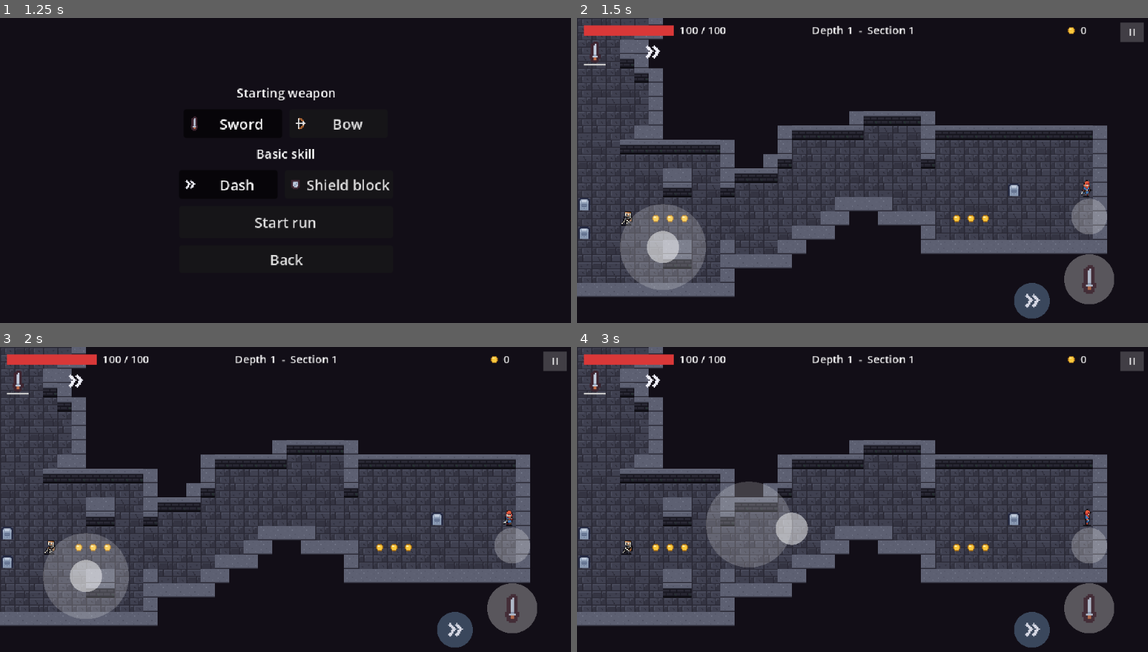
Above: before the commit, frames 1-4 (two rows, left to right).
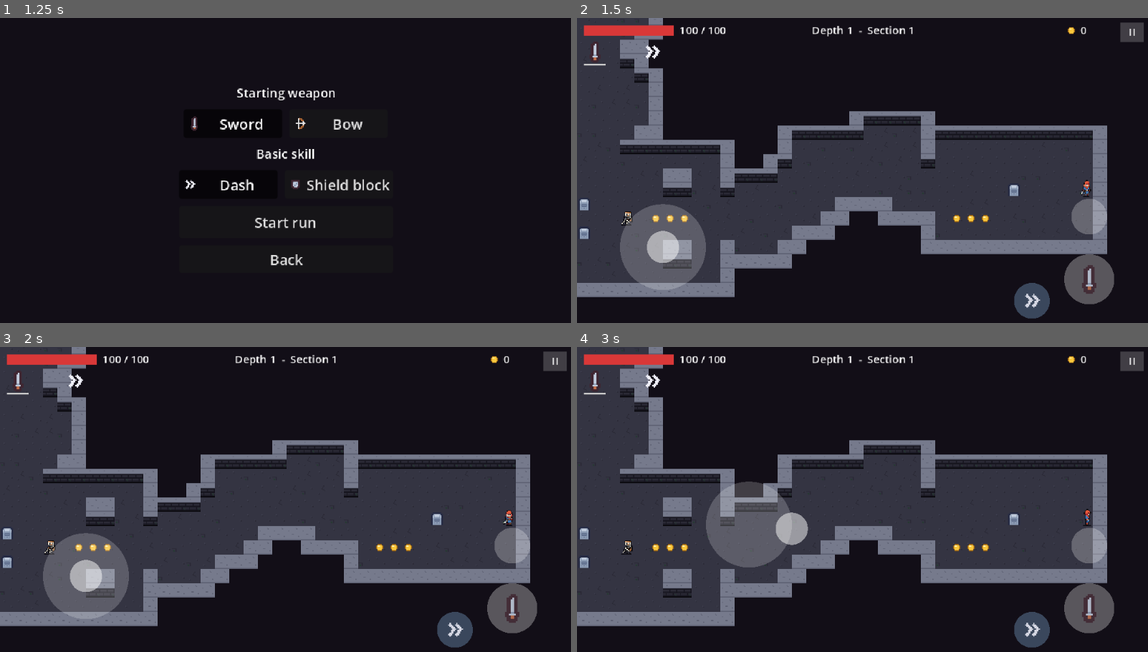
Above: after the commit, the same moments.

Repository: arturan2101/diplome_game
Game: Godot game, scene res://ui/main_menu.tscn
Same seed, same stepped clock (60 frames per second), same inputs: the game is played once before the commit and once after it.
Inputs (mouse positions are in pixels of both pictures, inside the frame that each line leads up to):
- Up to frame 1 (1.25 s): click "Play" at 0.5 s
- Up to frame 2 (1.5 s): click "Start run" at 1.25 s
- Up to frame 3 (2 s): no input
- Up to frame 4 (3 s): tap Enter (ui_accept) at 2, 2.27, 2.75 s; move the mouse to (988, 493) at 2.02 s; hold D (move_right) 2.03-2.75 s; hold J (attack) 2.03-2.75 s; click (988, 493) at 2.17 s; drag from (748, 523) to (970, 548) at 2.77 s

Frame 1 is identical in both runs. In frame 2, 11% of the frame differs, in the area x 0-93%, y 0-92%; in frame 3, 11%; in frame 4, 11%.

Commit message:
Fix walls: sealed arena doors drawn like built walls, calmer floor
Level.set_cells() now sets every cell first and then repaints the cells and
their neighbours, so a sealed door (and the wall above it) gets the same tiles
as a level built with that wall. The floor is redrawn as calm dark stone
without a slab grid and the wall top is lighter, so the brick front no longer
reads as floor. Adds a level test and a manual screenshot scene.

Co-Authored-By: Claude Opus 5.5 <noreply@anthropic.com>

Diff:
--- a/level/level.gd
+++ b/level/level.gd
@@ -63,14 +63,26 @@
 
 
 ## Changes cells while the level is running (the doors of an arena lock and unlock).
-## Tiles, collision and pathfinding follow.
+## Tiles, collision and pathfinding follow, and the result looks exactly as if the
+## level had been built that way: the cells around are drawn again too, because a
+## wall's tile depends on its neighbours (brick front only above an open cell, no tile
+## at all for rock that touches nothing open).
 func set_cells(cells: Array[Vector2i], type: LevelGrid.Cell) -> void:
+	var to_paint: Dictionary = {}
 	for cell: Vector2i in cells:
 		grid.set_cell(cell, type)
+		_astar.set_point_solid(cell, not grid.is_floor(cell))
+		for dy in range(-1, 2):
+			for dx in range(-1, 2):
+				to_paint[cell + Vector2i(dx, dy)] = true
+	# Painted only after every cell has its new type: a door cell painted while the
+	# door cell below it was still floor would keep a brick front.
+	for cell: Vector2i in to_paint:
+		if not grid.in_bounds(cell):
+			continue
 		_ground.erase_cell(cell)
 		_props.erase_cell(cell)
 		_paint_cell(cell)
-		_astar.set_point_solid(cell, not grid.is_floor(cell))
 
 
 ## Up to count floor cells around a world position, nearest first (where loot falls).
--- /dev/null
+++ b/tests/manual/level_shots.gd
@@ -0,0 +1,130 @@
+extends Node
+## Manual check of the walls in the real game: plays main.tscn with a fixed seed and
+## saves two screenshots, the player pressed against a brick wall in an ordinary room
+## (room.png) and the first arena right after its doors sealed (arena_sealed.png).
+## It also prints every wall cell whose tile differs from what Level.build() would draw
+## for the same grid (there should be none). Not part of the test suite.
+## Run it with visible collision shapes (the same as Debug > Visible Collision Shapes):
+##   godot --path . res://tests/manual/level_shots.tscn --debug-collisions -- <folder>
+
+const GAME_SCENE: PackedScene = preload("res://main/main.tscn")
+const RUN_SEED: int = 5000
+## How many sections to walk through while looking for the first arena.
+const MAX_SECTIONS: int = 6
+## Physics frames to wait after moving the player: the camera and the tiles settle.
+const SETTLE_FRAMES: int = 20
+const INVULNERABLE_SECONDS: float = 3600.0
+## How far inside the arena (in cells) the player stands for the sealed-door shot.
+const DOOR_SHOT_DEPTH: int = 3
+
+var _game: Game = null
+var _out_dir: String = "user://level_shots"
+
+
+func _ready() -> void:
+	var args: PackedStringArray = OS.get_cmdline_user_args()
+	if args.size() > 0:
+		_out_dir = args[0]
+	DirAccess.make_dir_recursive_absolute(_out_dir)
+	Telemetry.write_enabled = false
+	GameManager.start_run(RUN_SEED)
+	_game = GAME_SCENE.instantiate() as Game
+	_game.death_screen_enabled = false
+	add_child(_game)
+	await _frames(SETTLE_FRAMES)
+	_freeze_enemies()
+	_game.player.health.make_invulnerable(INVULNERABLE_SECONDS)
+	# The collision circle (radius 6) touches the bottom edge of the wall above.
+	_game.player.teleport(_game.level.cell_center(_cell_below_brick_wall()) + Vector2(0.0, -2.0))
+	await _frames(SETTLE_FRAMES)
+	await _save("room.png")
+	_report_tiles("room")
+
+	while not _game.is_arena() and GameManager.section_index < MAX_SECTIONS:
+		await _game._on_gate_entered(_game.player)
+		await _frames(SETTLE_FRAMES)
+	if not _game.is_arena():
+		print("No arena in the first %d sections" % MAX_SECTIONS)
+		get_tree().quit()
+		return
+	_freeze_enemies()
+	_game.player.health.make_invulnerable(INVULNERABLE_SECONDS)
+	var room: Rect2i = _game.layout.room_rects[_game.layout.arena_room]
+	_game.player.teleport(_game.level.cell_center(_game.level.nearest_floor_cell(room.get_center())))
+	await _frames(SETTLE_FRAMES)
+	print("arena sealed: %s, doors %s" % [_game.is_arena_sealed(), _game.layout.arena_doors])
+	_freeze_enemies()
+	_game.player.teleport(_game.level.cell_center(_cell_inside_door(room)))
+	await _frames(SETTLE_FRAMES)
+	await _save("arena_sealed.png")
+	_report_tiles("sealed arena")
+	get_tree().quit()
+
+
+func _frames(count: int) -> void:
+	for _i in count:
+		await get_tree().physics_frame
+
+
+func _save(file_name: String) -> void:
+	await RenderingServer.frame_post_draw
+	var image: Image = get_viewport().get_texture().get_image()
+	var path: String = _out_dir.path_join(file_name)
+	image.save_png(path)
+	print("Saved ", ProjectSettings.globalize_path(path))
+
+
+## Enemies stand still, so they do not crowd the shots.
+func _freeze_enemies() -> void:
+	for enemy: Enemy in _game.get_enemies():
+		enemy.process_mode = Node.PROCESS_MODE_DISABLED
+
+
+## The floor cell under a wall (a wall with a brick front) nearest to the player.
+func _cell_below_brick_wall() -> Vector2i:
+	var level: Level = _game.level
+	var start: Vector2i = level.cell_at(_game.player.global_position)
+	var best: Vector2i = start
+	var best_distance: int = -1
+	for y in level.grid.height:
+		for x in level.grid.width:
+			var cell: Vector2i = Vector2i(x, y)
+			if not level.grid.is_floor(cell) or level.grid.get_cell(cell + Vector2i.UP) != LevelGrid.Cell.WALL:
+				continue
+			# Not right next to a side wall: the shot should show a plain stretch of wall.
+			if not level.grid.is_floor(cell + Vector2i.LEFT) or not level.grid.is_floor(cell + Vector2i.RIGHT):
+				continue
+			var distance: int = (cell - start).length_squared()
+			if best_distance < 0 or distance < best_distance:
+				best = cell
+				best_distance = distance
+	return best
+
+
+## A floor cell a few steps inside the arena from its first door.
+func _cell_inside_door(room: Rect2i) -> Vector2i:
+	var door: Vector2i = _game.layout.arena_doors[0]
+	var step: Vector2i = (room.get_center() - door).sign()
+	step = Vector2i(step.x, 0) if absi(room.get_center().x - door.x) > absi(room.get_center().y - door.y) else Vector2i(0, step.y)
+	return _game.level.nearest_floor_cell(door + step * DOOR_SHOT_DEPTH)
+
+
+## Prints the wall cells drawn differently from a fresh build of the same grid.
+func _report_tiles(label: String) -> void:
+	var level: Level = _game.level
+	var ground: TileMapLayer = level.get_node("Ground") as TileMapLayer
+	var fresh: Level = Level.new()
+	add_child(fresh)
+	fresh.visible = false
+	fresh.build(level.grid)
+	var fresh_ground: TileMapLayer = fresh.get_node("Ground") as TileMapLayer
+	var wrong: Array[String] = []
+	for y in level.grid.height:
+		for x in level.grid.width:
+			var cell: Vector2i = Vector2i(x, y)
+			if ground.get_cell_atlas_coords(cell) != fresh_ground.get_cell_atlas_coords(cell) \
+					or ground.get_cell_source_id(cell) != fresh_ground.get_cell_source_id(cell):
+				wrong.append("%s: %s instead of %s" % [cell, ground.get_cell_atlas_coords(cell),
+						fresh_ground.get_cell_atlas_coords(cell)])
+	fresh.queue_free()
+	print("%s: %d cells drawn differently from a fresh build %s" % [label, wrong.size(), wrong])
--- /dev/null
+++ b/tests/manual/level_shots.tscn
@@ -0,0 +1,6 @@
+[gd_scene load_steps=2 format=3]
+
+[ext_resource type="Script" path="res://tests/manual/level_shots.gd" id="1"]
+
+[node name="LevelShots" type="Node"]
+script = ExtResource("1")
--- a/tests/test_level.gd
+++ b/tests/test_level.gd
@@ -19,6 +19,26 @@
 #..........#
 ############"""
 
+## A room with a door in a side wall (5, 3-4) and one in the bottom wall (2-3, 6).
+const DOOR_MAP: String = """##########
+#....#...#
+#....#...#
+#........#
+#........#
+#....#...#
+##..######
+#........#
+##########"""
+const DOOR_MAP_SEALED: String = """##########
+#....#...#
+#....#...#
+#....#...#
+#....#...#
+#....#...#
+##########
+#........#
+##########"""
+
 var _damage_sources: Array[StringName] = []
 var _fall_events: Array[String] = []
 
@@ -26,6 +46,7 @@
 func run() -> void:
 	_test_grid()
 	await _test_level()
+	await _test_changed_cells()
 	await _test_spikes()
 	await _test_pit()
 	await _test_enemy_on_level()
@@ -172,6 +193,42 @@
 	await physics_frames(2)
 
 
+## Sealing doors (Level.set_cells, as an arena does) must draw the walls exactly as a
+## level built with those walls: a side door is a column of cells, so the wall above it
+## and the upper door cells lose their brick front; opening the doors brings it back.
+func _test_changed_cells() -> void:
+	var level: Level = _add_level(DOOR_MAP)
+	var doors: Array[Vector2i] = [Vector2i(5, 3), Vector2i(5, 4), Vector2i(2, 6), Vector2i(3, 6)]
+	level.set_cells(doors, LevelGrid.Cell.WALL)
+	var sealed: Level = _add_level(DOOR_MAP_SEALED)
+	check(_same_tiles(level, sealed), "sealed doors are drawn like walls built that way (wall tops above, no stale bricks)")
+	await physics_frames(2)
+	var space: PhysicsDirectSpaceState2D = level.get_world_2d().direct_space_state
+	var through_door: PhysicsRayQueryParameters2D = PhysicsRayQueryParameters2D.create(
+			_center(4, 3), _center(6, 3), TestFactory.WORLD_LAYER)
+	check(not space.intersect_ray(through_door).is_empty(), "a sealed door has wall collision")
+	level.set_cells(doors, LevelGrid.Cell.FLOOR)
+	var opened: Level = _add_level(DOOR_MAP)
+	check(_same_tiles(level, opened), "opened doors are drawn like the level before sealing")
+	for node: Level in [level, sealed, opened]:
+		node.queue_free()
+	await physics_frames(2)
+
+
+## True if both levels show the same tile in every cell of both layers.
+func _same_tiles(a: Level, b: Level) -> bool:
+	for layer_name: String in ["Ground", "Props"]:
+		var layer_a: TileMapLayer = a.get_node(layer_name) as TileMapLayer
+		var layer_b: TileMapLayer = b.get_node(layer_name) as TileMapLayer
+		for y in a.grid.height:
+			for x in a.grid.width:
+				var cell: Vector2i = Vector2i(x, y)
+				if layer_a.get_cell_source_id(cell) != layer_b.get_cell_source_id(cell) \
+						or layer_a.get_cell_atlas_coords(cell) != layer_b.get_cell_atlas_coords(cell):
+					return false
+	return true
+
+
 func _add_level(map: String) -> Level:
 	var level: Level = Level.new()
 	add_child(level)
Binary file changed: assets/art/tiles/ruins_floor.png
Binary file changed: assets/art/tiles/ruins_floor_2.png
Binary file changed: assets/art/tiles/ruins_floor_3.png
Binary file changed: assets/art/tiles/ruins_tiles_atlas.png
Binary file changed: assets/art/tiles/ruins_wall.png
Binary file changed: assets/art/tiles/ruins_wall_top.png
Not shown, added: tests/manual/level_shots.gd.uid
Not shown, changed: docs/ai-usage-log.md
Not shown, changed: docs/art-style.md
Not shown, changed: docs/progress.md
